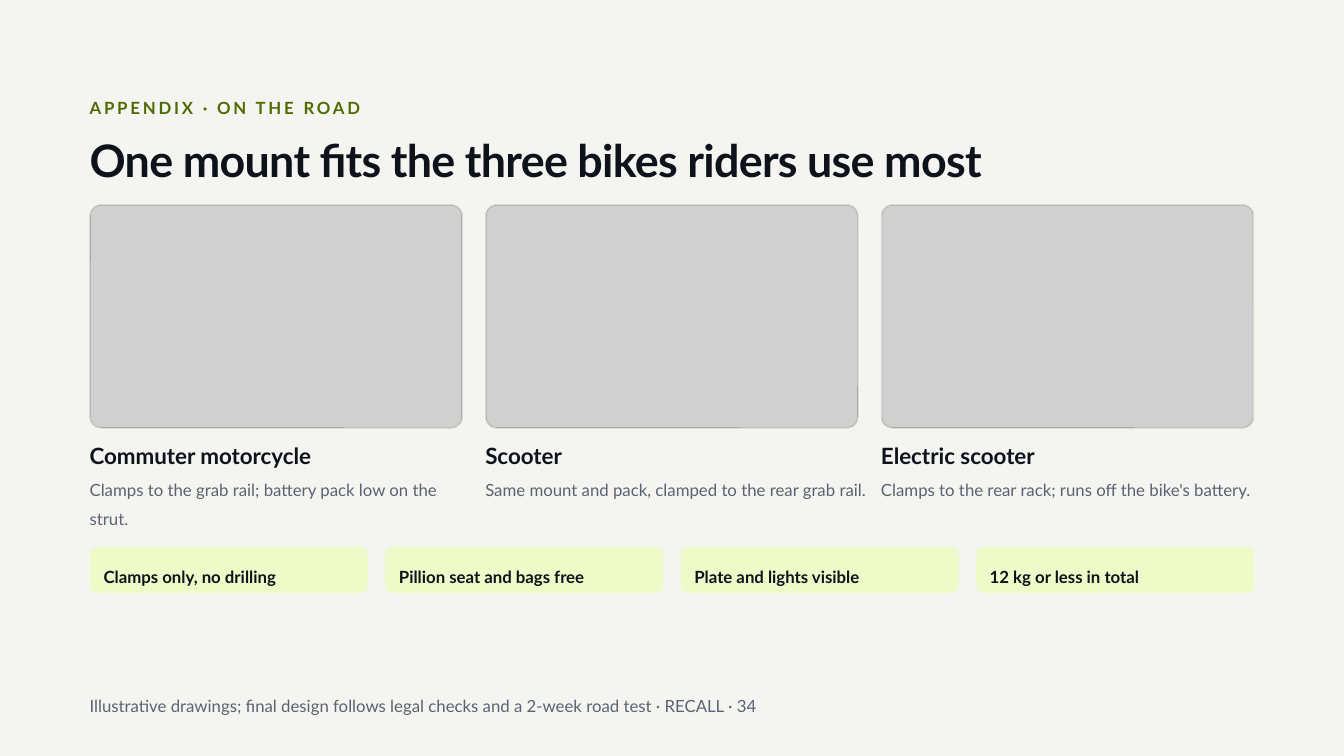
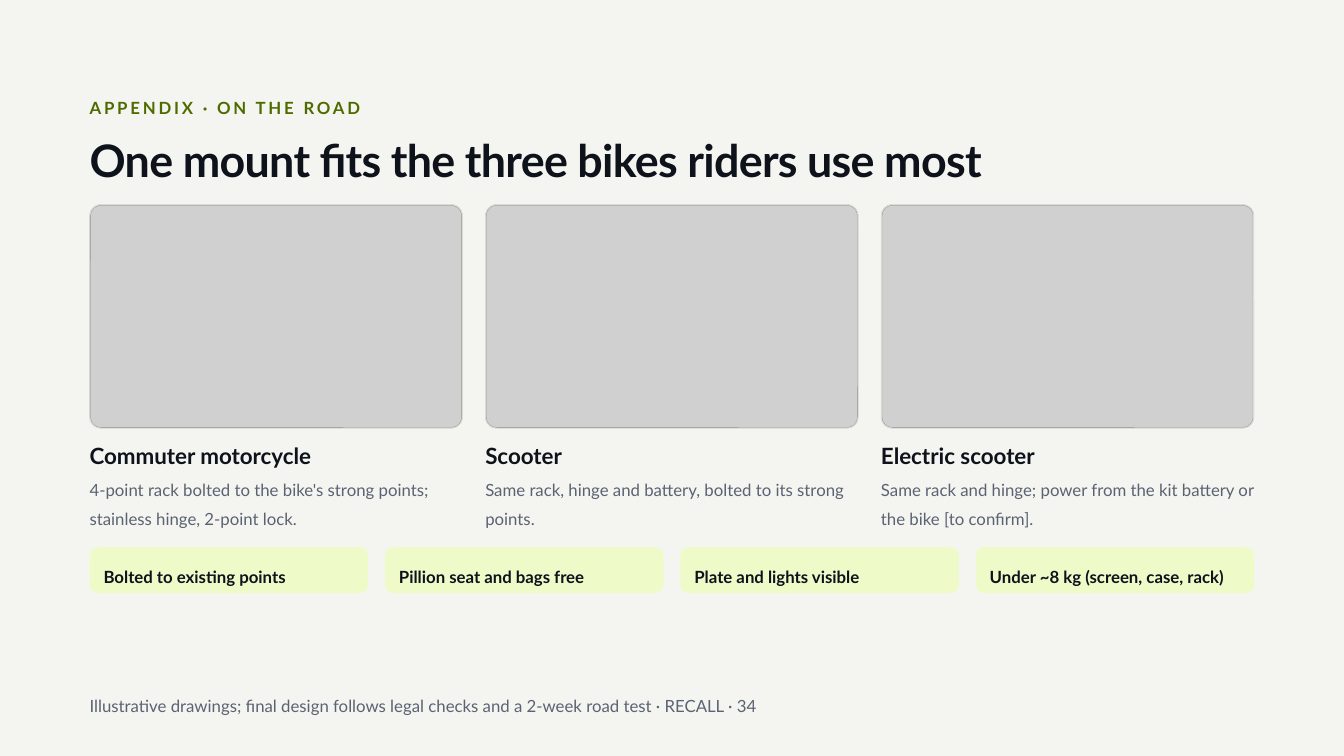
Before and after one commit to Picorus/recall-platform, a slide deck: slide 34 of docs/investor/01_RECALL_Investor_Deck_v5.4.pptx. Drawn at 1344x756 pixels with LibreOffice and Linux fonts; fonts in the diff are those of the drawing; grey boxes stand for pictures. Boxes give left, top, right and bottom in pixels: in the first picture for what was removed or moved away, otherwise in the second. Text is boxed around its words. In the diff, an @@ line names an element or a change of style, - is before the commit and + after.

```diff
--- a/docs/investor/01_RECALL_Investor_Deck_v5.4.pptx
+++ b/docs/investor/01_RECALL_Investor_Deck_v5.4.pptx
@@ text at (90, 483, 429, 528): text changed @@
-Clamps to the grab rail; battery pack low on the strut.
+4-point rack bolted to the bike's strong points; stainless hinge, 2-point lock.
@@ text at (485, 483, 844, 528): text changed @@
-Same mount and pack, clamped to the rear grab rail.
+Same rack, hinge and battery, bolted to its strong points.
@@ text at (881, 483, 1254, 528): text changed @@
-Clamps to the rear rack; runs off the bike's battery.
+Same rack and hinge; power from the kit battery or the bike [to confirm].
@@ text in rounded rectangle at (104, 570, 285, 586): text changed @@
-Clamps only, no drilling
+Bolted to existing points
@@ text in rounded rectangle at (990, 570, 1223, 586): text changed @@
-12 kg or less in total
+Under ~8 kg (screen, case, rack)
```
Also in this commit, not shown: 16 other slides changed, 8 other files.
